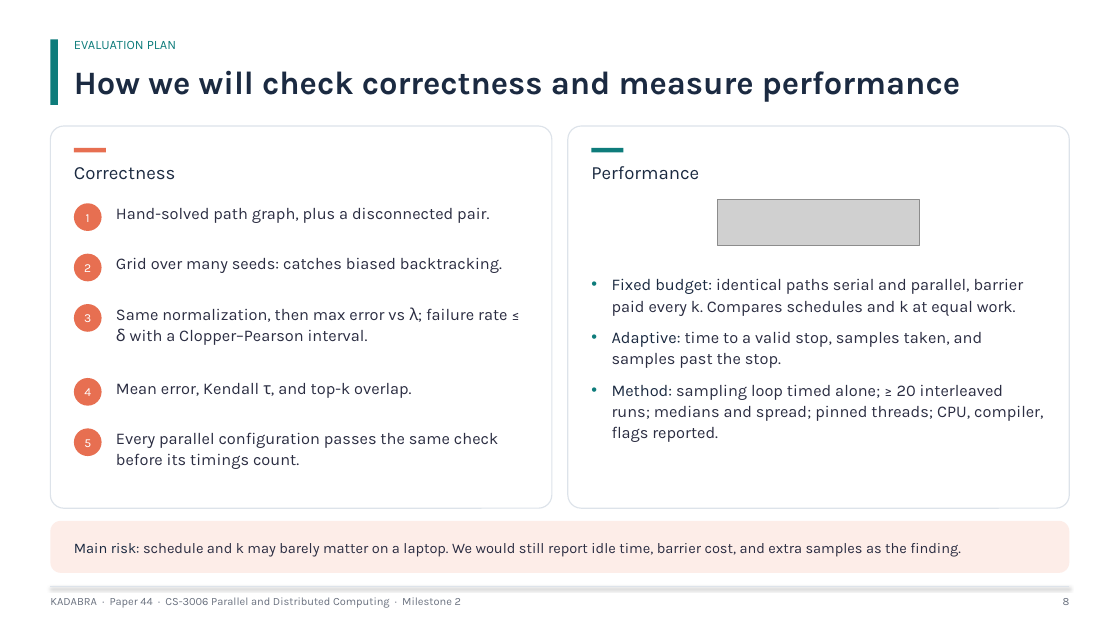
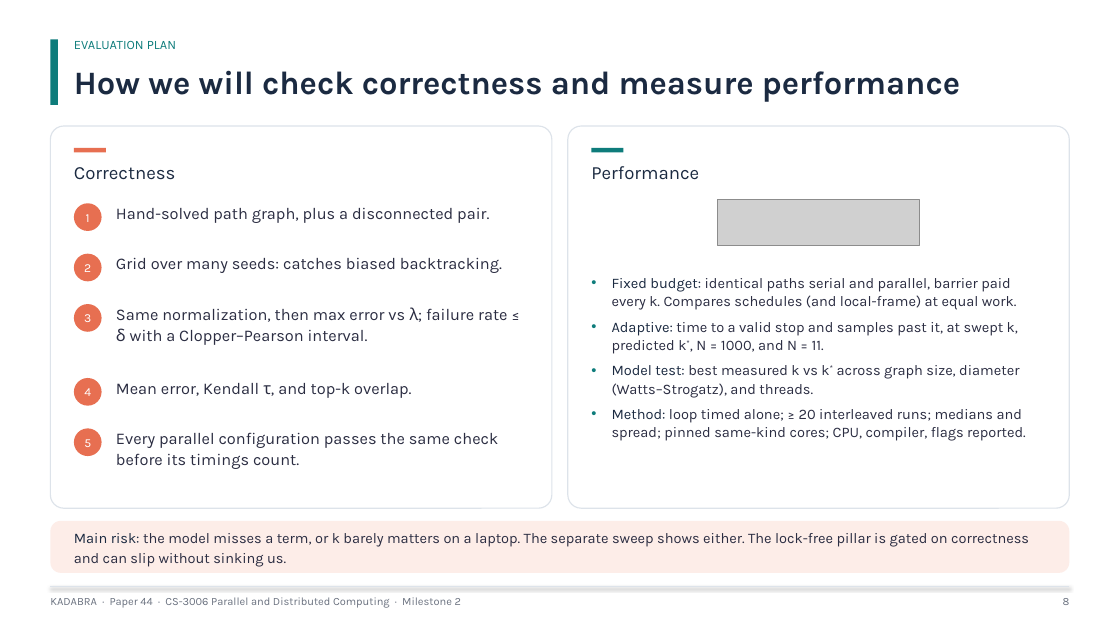
Before and after one commit to ibbi1020/pdc-kadabra-submission, a slide deck: slide 8 of slides/presentation.pptx. Drawn at 1120x630 pixels with LibreOffice and Linux fonts; fonts in the diff are those of the drawing; grey boxes stand for pictures. Boxes give left, top, right and bottom in pixels: in the first picture for what was removed or moved away, otherwise in the second. Text is boxed around its words. In the diff, an @@ line names an element or a change of style, - is before the commit and + after.

Commit message:
docs: predicted check-interval contribution + lock-free local-frame as planned pillar; sync proposal, slides, AGENTS

```diff
--- a/slides/presentation.pptx
+++ b/slides/presentation.pptx
@@ text at [612, 278, 1026, 441]: text changed; size 14 to 12.5 pt @@
-• Fixed budget: identical paths serial and parallel, barrier paid every k. Compares schedules and k at equal work.
-• Adaptive: time to a valid stop, samples taken, and samples past the stop.
-• Method: sampling loop timed alone; ≥ 20 interleaved runs; medians and spread; pinned threads; CPU, compiler, flags reported.
+• Fixed budget: identical paths serial and parallel, barrier paid every k. Compares schedules (and local-frame) at equal work.
+• Adaptive: time to a valid stop and samples past it, at swept k, predicted k*, N = 1000, and N = 11.
+• Model test: best measured k vs k* across graph size, diameter (Watts–Strogatz), and threads.
+• Method: loop timed alone; ≥ 20 interleaved runs; medians and spread; pinned same-kind cores; CPU, compiler, flags reported.
@@ text at [74, 533, 1029, 567]: text changed @@
-Main risk: schedule and k may barely matter on a laptop. We would still report idle time, barrier cost, and extra samples as the finding.
+Main risk: the model misses a term, or k barely matters on a laptop. The separate sweep shows either. The lock-free pillar is gated on correctness and can slip without sinking us.
```
Also in this commit, not shown: 4 other slides changed, 7 other files.
